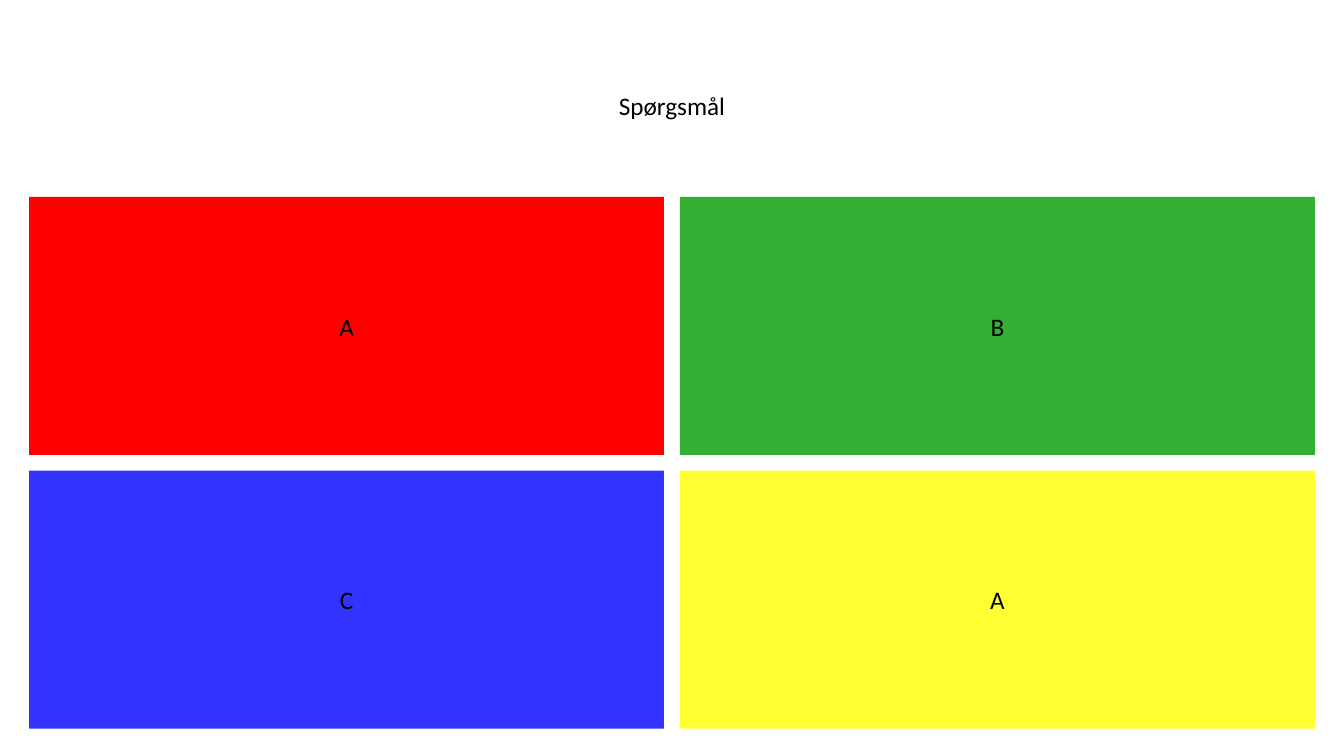
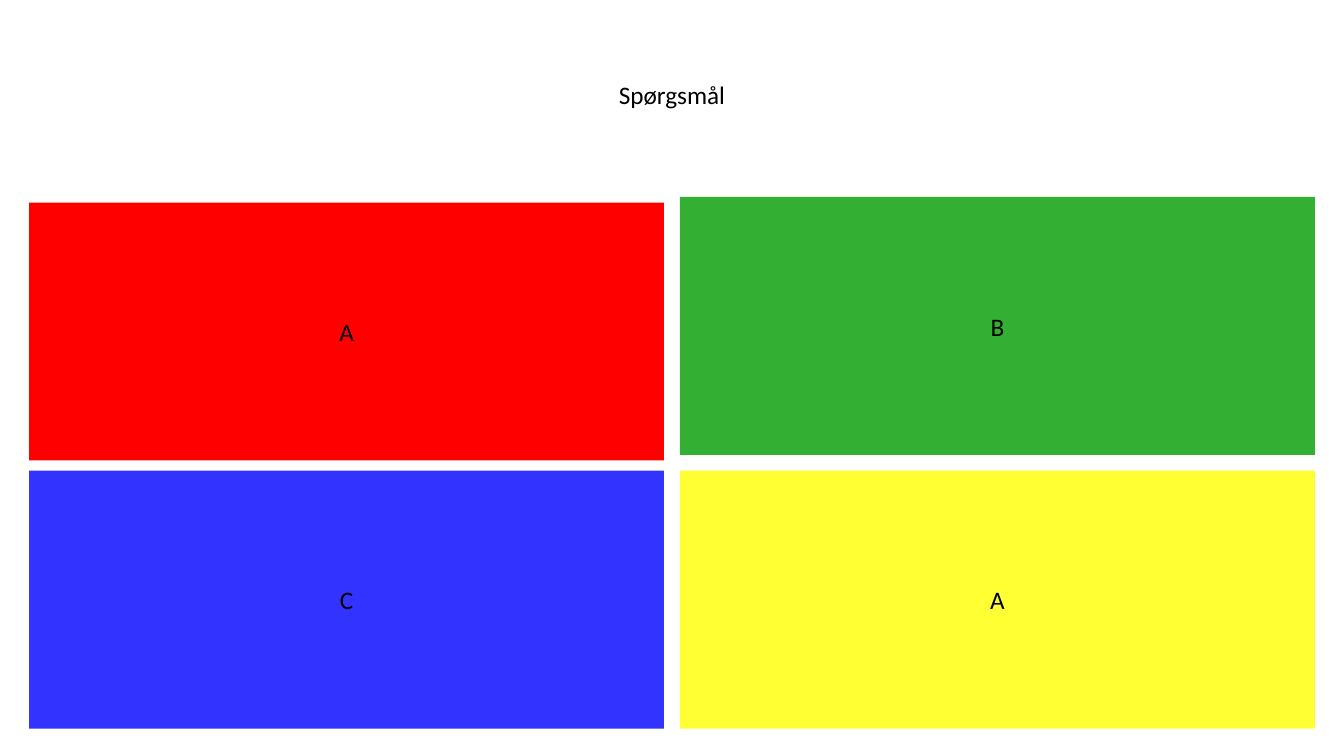
Before and after one commit to ZeBoogie/Minieksamensprojekt, a slide deck: slide 1 of Powerpoint multiple choice visning.pptx. Drawn at 1344x756 pixels with LibreOffice and Linux fonts; fonts in the diff are those of the drawing. Boxes give left, top, right and bottom in pixels: in the first picture for what was removed or moved away, otherwise in the second. Text is boxed around its words. In the diff, an @@ line names an element or a change of style, - is before the commit and + after.

```diff
--- a/Powerpoint multiple choice visning.pptx
+++ b/Powerpoint multiple choice visning.pptx
@@ rectangle "Spørgsmål": place and size @@
-rectangle "Spørgsmål" at bbox=[29, 30, 1316, 181]
+rectangle "Spørgsmål" at bbox=[29, 19, 1316, 170]
@@ rectangle "A": place and size @@
-rectangle "A" at bbox=[29, 197, 664, 455]
+rectangle "A" at bbox=[29, 203, 664, 461]
```
Also in this commit, not shown: 2 other files.
